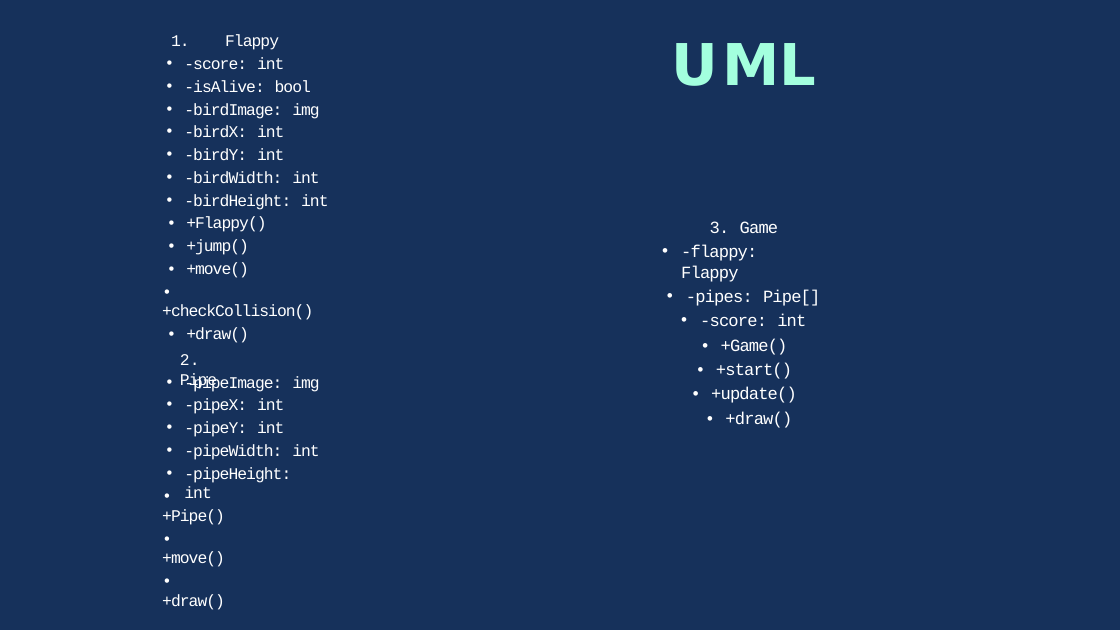
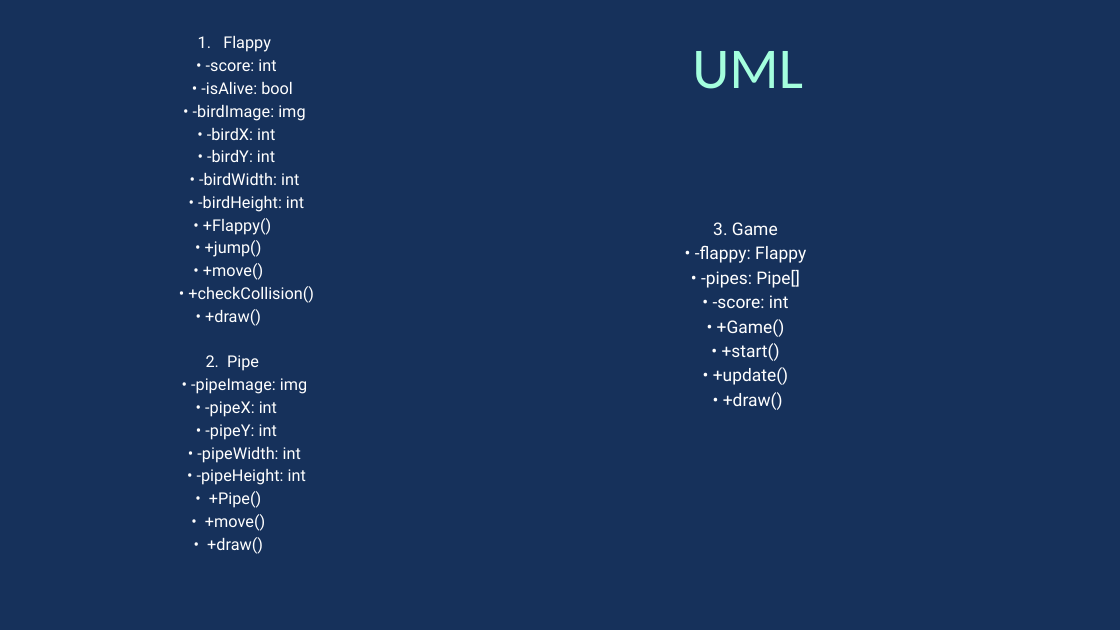
Before and after one commit to Natargajov/TUBES-PBO-, a slide deck: slide 6 of RD - Flappy Birds.pptx. Drawn at 1120x630 pixels with LibreOffice and Linux fonts; fonts in the diff are those of the drawing. Boxes give left, top, right and bottom in pixels: in the first picture for what was removed or moved away, otherwise in the second. Text is boxed around its words. In the diff, an @@ line names an element or a change of style, - is before the commit and + after.

Commit message:
Update File PPTX

```diff
--- a/RD - Flappy Birds.pptx
+++ b/RD - Flappy Birds.pptx
@@ background #FFFFFF to #16315B @@
@@ text "1. Flappy": place and size @@
-text "1. Flappy" at (162,34,328,320)
+text "1. Flappy" at (188,35,314,554)
@@ freeform shape removed at (0,0,1120,630) @@
@@ text at (188,35,314,326): size 21 to 20.9 pt, font Courier New to Roboto, letter spacing -1.2 to 0 pt in "1. Flappy", "• +Flappy()", "• +jump()", "• +move()" and 2 more places; alignment left to centre; indent changed; line spacing 1 to 29.3pt; less space between paragraphs @@
@@ text at (193,59,305,212): text changed; size 21 to 20.9 pt; font Courier New to Roboto @@
-• -score: int
-• -isAlive: bool
-• -birdImage: img
-• -birdX: int
-• -birdY: int
-• -birdWidth: int
-• -birdHeight: int
+• -score: int
+• -isAlive: bool
+• -birdImage: img
+• -birdX: int
+• -birdY: int
+• -birdWidth: int
+• -birdHeight: int
@@ text removed at (672,43,817,86) @@
-UML
@@ text added at (692,51,803,89), 74.2 pt, text #A4FFDE @@
+UML
@@ text "3. Game": place and size @@
-text "3. Game" at (681,221,820,403)
+text "3. Game" at (695,222,806,410)
@@ text at (713,222,788,410): size 22 to 22.4 pt, font Courier New to Roboto in "3. Game", "• +Game()", "• +start()", "• +update()" and 1 more places; letter spacing -1 to 0 pt in "3.", "•", "•", "•" and 1 more places; letter spacing -1.1 to 0 pt in "Game", "+Game()", "+start()", "+update()" and 1 more places; alignment left to centre; indent changed; line spacing 1 to 31.4pt; less space between paragraphs @@
@@ text at (695,245,806,308): text changed; size 22 to 22.4 pt; font Courier New to Roboto @@
-• -flappy: Flappy
-  • -pipes: Pipe[]
-    • -score: int
+• -flappy: Flappy
+• -pipes: Pipe[]
+• -score: int
@@ text removed at (180,354,217,389) @@
-2. Pipe
@@ text at (191,355,307,554): paragraphs added @@
+2. Pipe
+• -pipeImage: img
+• -pipeX: int
+• -pipeY: int
+• -pipeWidth: int
+• -pipeHeight: int
+• +Pipe()
+• +move()
+• +draw()
@@ text removed at (184,376,319,483) @@
-• -pipeImage: img
-• -pipeX: int
-• -pipeY: int
-• -pipeWidth: int
-• -pipeHeight: int
@@ text removed at (162,509,225,610) @@
-• +Pipe()
-• +move()
-• +draw()
```
Also in this commit, not shown: 6 other slides changed, 1 slide added, 1 other file.
